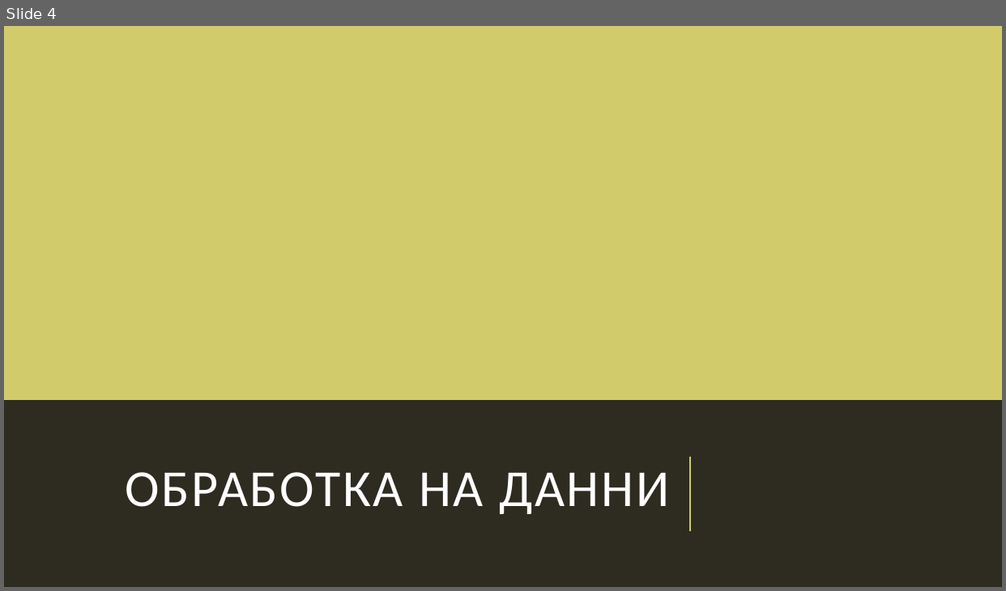
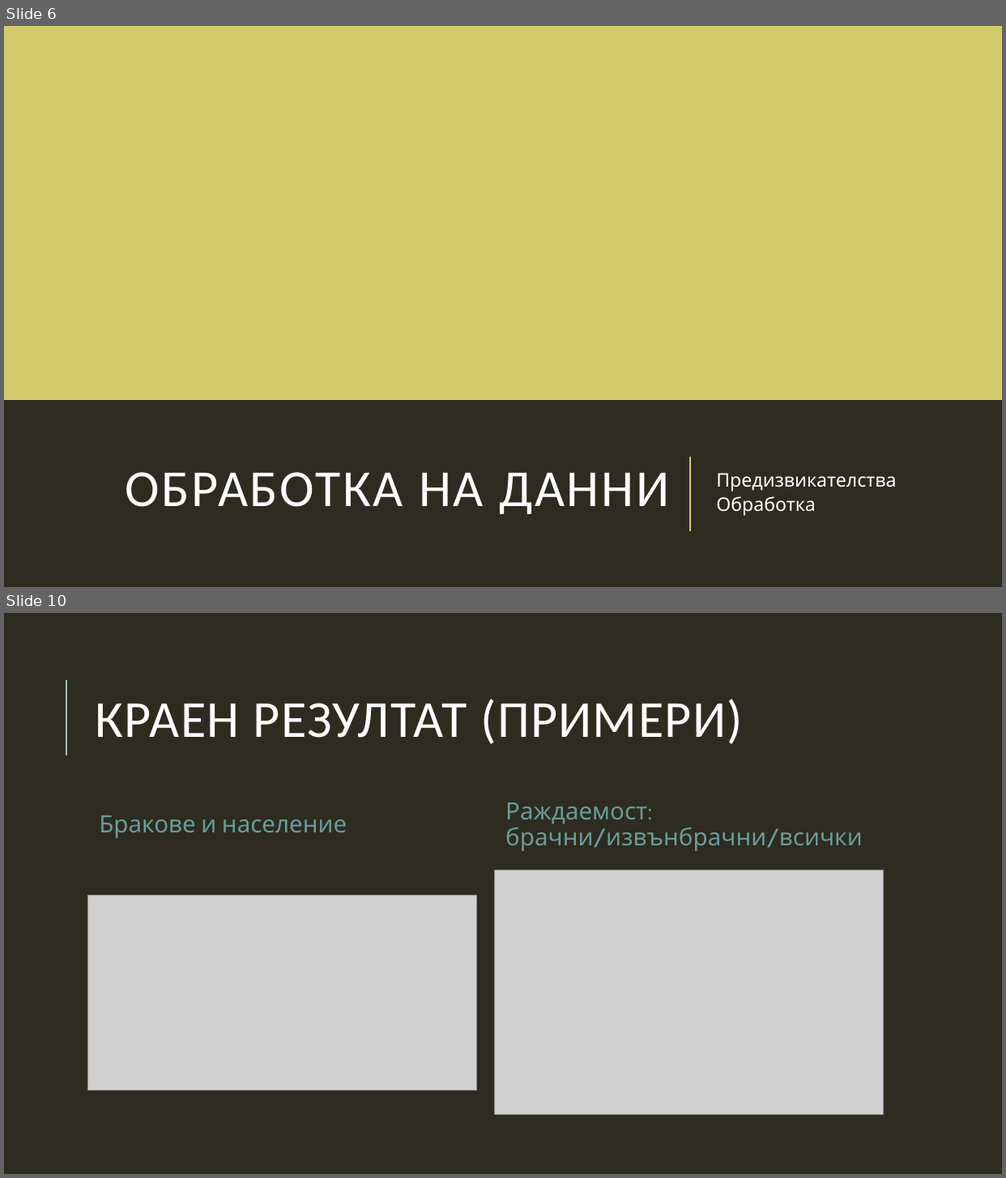
Before and after one commit to sarabadjieva/MITM322_DataMining, a slide deck: Анализ.pptx. Shown one above the other, each under a label of ours: slide 4 before the commit, slides 6 and 10 after it; the slides between them are not shown. The pictures are 1006x591 and 1006x1178 pixels, drawn with LibreOffice and Linux fonts; fonts in the diff are those of the drawing; grey boxes stand for pictures. Boxes give left, top, right and bottom in pixels: in the first picture for what was removed or moved away, otherwise in the second. Text is boxed around its words. In the diff, an @@ line names an element or a change of style, - is before the commit and + after.

```diff
--- a/Анализ.pptx
+++ b/Анализ.pptx
@@ slide 10 added at (4, 613, 1002, 1174), background #2E2B21 @@
@@ line added from (66, 756) to (66, 680), #9CBEBD 1.5 pt @@
@@ title added at (96, 699, 743, 744), 50 pt, text #FFFFFF @@
+КРАЕН РЕЗУЛТАТ (ПРИМЕРИ)
@@ text added at (505, 803, 863, 851), 23 pt, text #689C9A @@
+Раждаемост: брачни/извънбрачни/всички
@@ text added at (99, 815, 347, 838), 23 pt, text #689C9A @@
+Бракове и население
@@ picture added at (494, 871, 884, 1114) @@
@@ picture added at (88, 895, 477, 1091) @@
@@ what was slide 4 is now slide 6 @@
@@ slide 6 changed as well @@
@@ text added at (716, 473, 896, 516), 18 pt, text #FFFFFF @@
+Предизвикателства
+Обработка
```
Also in this commit, not shown: 7 other slides changed, 23 other slides added, 12 slides removed, 2 other files.
